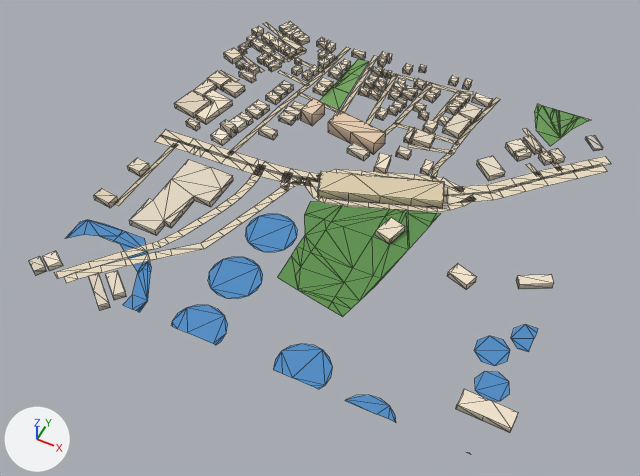
Two versions of the glTF model public/assets/bengaluru-region-v1/tiles/t-16_-10-l1.glb, one commit apart.
One viewpoint serves both versions: a 50 mm lens placed at (-7460.0, -5407.0, 726.0), pointed at (-7762.0, -4805.0, -27.0). Arrows for +X, +Y and +Z are at lower left; the lights stay in place. The first picture is the older version. Mesh edges are drawn as thin lines. Vertices at exactly the same position are counted once.

In view in the first picture: 'building', 'ground', 'water'.
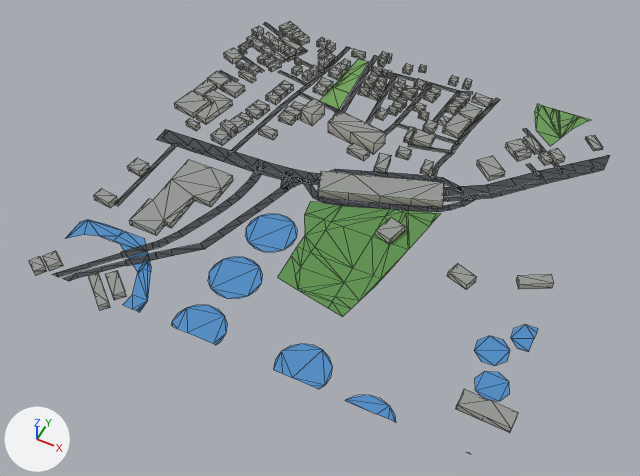
Where the change shows, as pixel boxes (x1, y1, x2, y2) in the pictures (640 x 476 px; the box of a moved part takes in the faces that stretch with it):
'ground', reshaped: before (54, 22, 611, 317); after (52, 22, 610, 317)
part 1 of me_building, recoloured: (29, 21, 603, 432) in both
part 2 of me_ground, moved or reshaped: before (194, 148, 258, 175); after (196, 149, 258, 173)
part 3 of me_ground, rebuilt (7% shorter): before (285, 164, 608, 204); after (285, 165, 606, 202)
part 4 of me_ground, rebuilt: before (155, 135, 200, 154); after (156, 136, 198, 153)
part 5 of me_ground, rebuilt: before (257, 168, 287, 182); after (258, 171, 287, 180)
part 6 of me_ground, moved or reshaped: (219, 22, 378, 81) in both
part 7 of me_ground, moved or reshaped: before (54, 249, 157, 283); after (52, 253, 126, 281)
part 8 of me_ground, moved or reshaped: before (571, 156, 611, 171); after (571, 155, 610, 171)
part 9 of me_ground, added: after (160, 130, 194, 145)
part 10 of me_ground, recoloured: (114, 44, 592, 259) in both

The edits, one by one:
me_building is used by ob_building; location (-8000.0, -5000.0, 0.0).
me_building had 1070 vertices, 1358 faces and spanned x -12.0..512.0, y -16.0..509.0, z 0.0..18.0.
me_building now has 1070 vertices, 1642 faces and spans x -12.0..512.0, y -16.0..509.0, z 0.0..18.0.
me_building part 1: 1358 kept faces spanning x -12.0..512.0, y -16.0..509.0, z 0.0..18.0 get new vertex colours; the middle colour goes from pale yellow #dbcfba to light grey #c3c5bd.
Edits to the shape of me_building do not show in these pictures.
me_ground is used by ob_ground; location (-8000.0, -5000.0, 0.0).
me_ground had 503 vertices, 454 faces and spanned x -1.0..505.0, y -3.0..501.0, z 1.0.
me_ground now has 522 vertices, 469 faces and spans x 0.0..500.0, y 0.0..500.0, z 1.0.
me_ground part 2: the loose piece of 10 vertices spanning x 55.0..139.0, y 225.0..241.0, z 1.0 is scaled about its middle by (1, 0.505, 1).
me_ground part 3: the loose piece of 30 vertices spanning x 171.0..505.0, y 231.0..427.0, z 1.0 is rebuilt with 32 vertices and now spans x 172.0..500.0, y 234.0..427.0, z 1.0.
me_ground part 4: the loose piece of 8 vertices spanning x 0.0..55.0, y 223.0..239.0, z 1.0 is rebuilt with 10 vertices and now spans x 0.0..55.0, y 227.0..235.0, z 1.0.
me_ground part 5: the loose piece of 4 vertices spanning x 138.0..173.0, y 227.0..245.0, z 1.0 is rebuilt with 4 vertices and now spans x 138.0..173.0, y 230.0..241.0, z 1.0.
me_ground part 6: 13 vertices moved from x -1.0..173.0, y 409.0..500.0, z 1.0 to x 0.0..167.0, y 412.0..500.0, z 1.0; 6 vertices removed from x -1.0..168.0, y 374.0..501.0, z 1.0; 17 vertices added at x 0.0..174.0, y 373.0..500.0, z 1.0.
me_ground part 7: 16 vertices removed from x 20.0..84.0, y -3.0..58.0, z 1.0; 16 vertices added at x 19.0..83.0, y 0.0..58.0, z 1.0.
me_ground part 8: 2 vertices moved from x 488.0..505.0, y 416.0..432.0, z 1.0 to x 489.0..500.0, y 417.0..427.0, z 1.0; 2 vertices removed from x 478.0..495.0, y 426.0..442.0, z 1.0; 4 vertices added at x 480.0..500.0, y 427.0..446.0, z 1.0.
me_ground part 9: 2 vertices added at x 5.0, y 234.0..248.0, z 1.0.
me_ground part 10: 252 kept faces spanning x 0.0..489.0, y 59.0..500.0, z 1.0 get new vertex colours; the middle colour goes from beige #d7c9ae to dark grey #535556.
